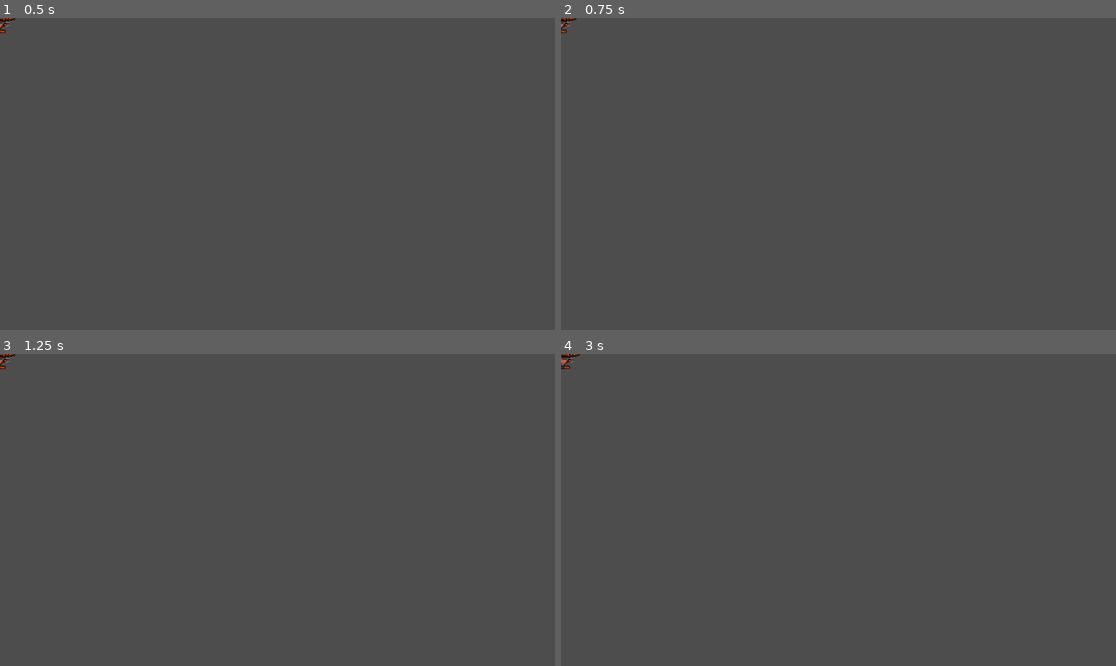
Above: before the commit, frames 1-4 (two rows, left to right).
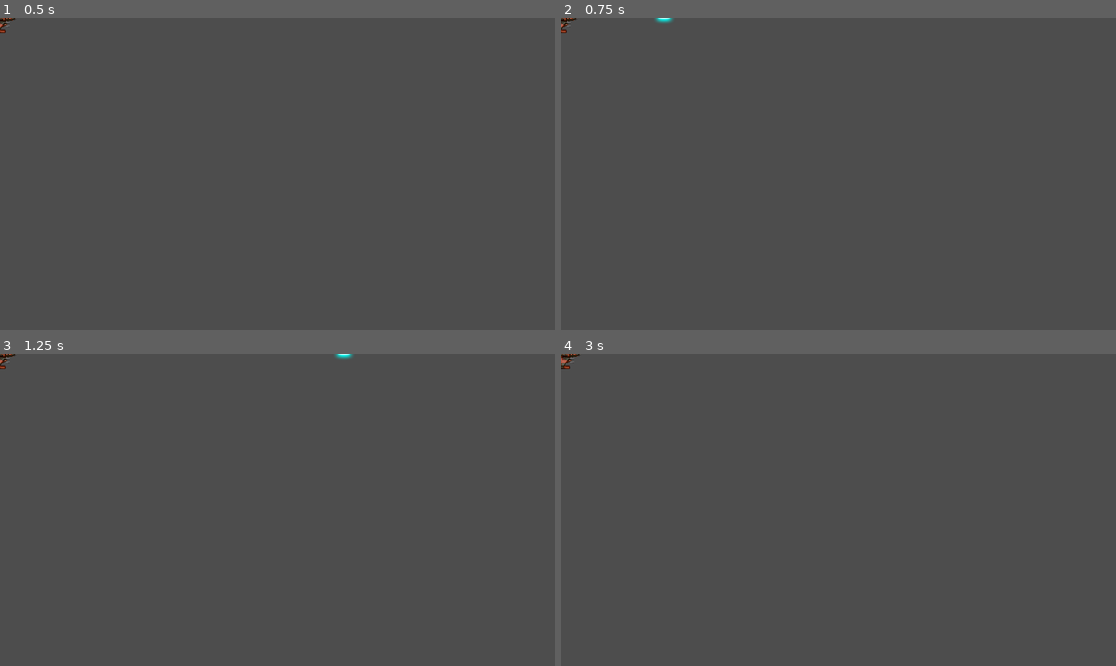
Above: after the commit, the same moments.

Repository: zenoplex/space-rocks
Game: Godot game, scene res://player/player.tscn
Two runs of this game, one before a commit and one after it. Both use one fixed random seed, a clock stepped at 60 frames per second and the inputs below. The project has no main scene, so this scene is started directly.
Inputs:
- Up to frame 1 (0.5 s): no input
- Up to frame 2 (0.75 s): tap Enter at 0.5 s; hold D (rotate_right) from 0.53 s (still down); hold Space (shoot) from 0.53 s (still down)
- Up to frame 3 (1.25 s): keep holding D (rotate_right); keep holding Space (shoot)
- Up to frame 4 (3 s): release D (rotate_right) at 1.28 s; release Space (shoot) at 1.28 s; hold A (rotate_left) 1.28-2.03 s; tap Space (shoot) at 1.35, 2.85 s; tap Enter at 2 s; hold D (rotate_right) 2.03-2.78 s; hold Space (shoot) 2.03-2.78 s; hold W (thrust) from 2.78 s (still down)

Frame 1 is identical in both runs. In frame 2, less than 0.1% of the frame differs, in the area x 16-21%, y 0-2%; in frame 3, less than 0.1%; in frame 4, nothing differs.

Commit message:
feat: Add shooting functionality to player

Diff:
--- a/player/player.gd
+++ b/player/player.gd
@@ -1,5 +1,7 @@
 extends RigidBody2D
 
+@export var bullet_scene: PackedScene
+@export var fire_rate: float = 0.25
 @export var engine_power: int = 500
 @export var spin_power: int = 8000
 
@@ -9,9 +11,11 @@
 var rotation_dir: float = 0.0
 var screensize: Vector2 = Vector2.ZERO
 var size: Vector2 = Vector2.ZERO
+var can_shoot: bool = true
 
 # Called when the node enters the scene tree for the first time.
-func _ready():
+func _ready() -> void:
+	$GunCooldownTimer.wait_time = fire_rate
 	linear_damp = 1.0
 	angular_damp = 5.0
 	screensize = get_viewport_rect().size
@@ -35,8 +39,18 @@
 	state = new_state
 
 # Called every frame. 'delta' is the elapsed time since the previous frame.
-func _process(_delta):
+func _process(_delta: float) -> void:
 	get_input()
+
+func shoot() -> void:
+	if state == INVULNERABLE:
+		return
+
+	can_shoot = false
+	$GunCooldownTimer.start()
+	var node: Node = bullet_scene.instantiate()
+	node.start($Muzzle.global_transform)
+	get_tree().root.add_child(node)
 
 func get_input() -> void:
 	thrust = Vector2.ZERO
@@ -47,13 +61,16 @@
 		thrust = transform.x * engine_power
 		rotation_dir = Input.get_axis("rotate_left", "rotate_right")
 
+	if Input.is_action_pressed("shoot") and can_shoot:
+		shoot()
+
 func _physics_process(_delta: float) -> void:
 	constant_force = thrust
 	constant_torque = rotation_dir * spin_power
 
 func _integrate_forces(physics_state: PhysicsDirectBodyState2D) -> void:
-	var half_size = size / 2
-	var transform2d = physics_state.transform
+	var half_size: Vector2 = size / 2
+	var transform2d: Transform2D = physics_state.transform
 	transform2d.origin.x = wrap(transform2d.origin.x, -half_size.x , screensize.x + half_size.x)
 	transform2d.origin.y = wrap(transform2d.origin.y, -half_size.y , screensize.y + half_size.y)
 	physics_state.transform = transform2d
--- a/player/player.tscn
+++ b/player/player.tscn
@@ -1,13 +1,15 @@
-[gd_scene load_steps=4 format=3 uid="uid://dsf5dyyo0cnxq"]
+[gd_scene load_steps=5 format=3 uid="uid://dsf5dyyo0cnxq"]
 
 [ext_resource type="Script" path="res://player/player.gd" id="1_21n7p"]
 [ext_resource type="Texture2D" uid="uid://cs77x7uh6i87g" path="res://player/player_ship.png" id="1_xjdd5"]
+[ext_resource type="PackedScene" uid="uid://b6rf7oi707ej5" path="res://bullet/bullet.tscn" id="2_g6lr5"]
 
 [sub_resource type="CircleShape2D" id="CircleShape2D_vefu5"]
 radius = 29.0172
 
 [node name="Player" type="RigidBody2D"]
 script = ExtResource("1_21n7p")
+bullet_scene = ExtResource("2_g6lr5")
 
 [node name="Sprite2D" type="Sprite2D" parent="."]
 rotation = 1.5708
@@ -21,6 +23,6 @@
 [node name="Muzzle" type="Marker2D" parent="."]
 position = Vector2(31, 2.08165e-12)
 
-[node name="GunCooldownTImer" type="Timer" parent="."]
+[node name="GunCooldownTimer" type="Timer" parent="."]
 one_shot = true
 autostart = true
